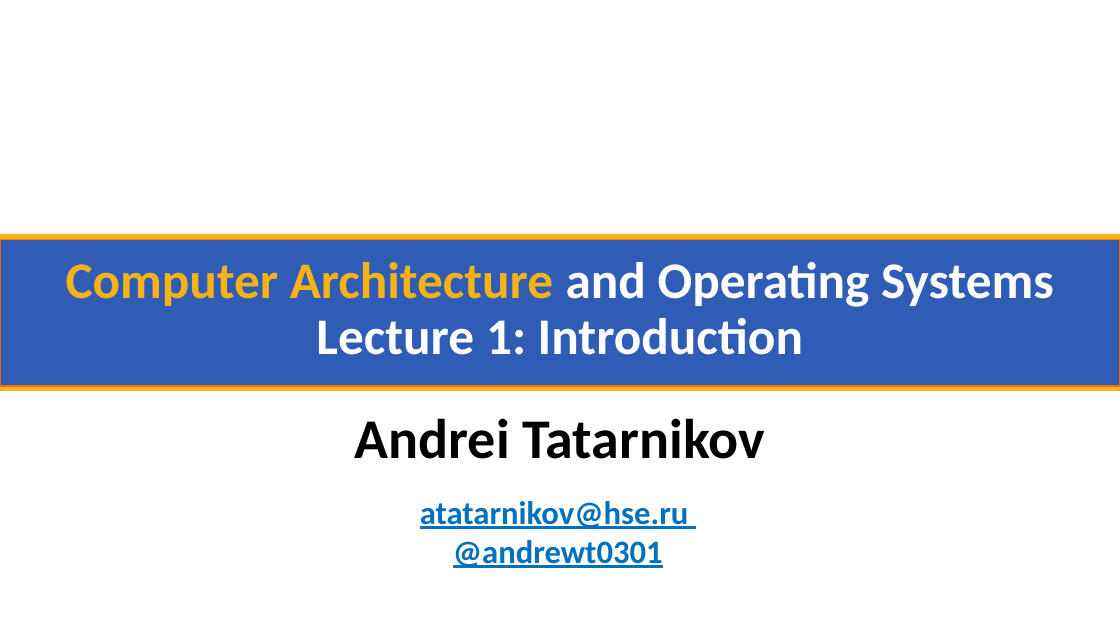
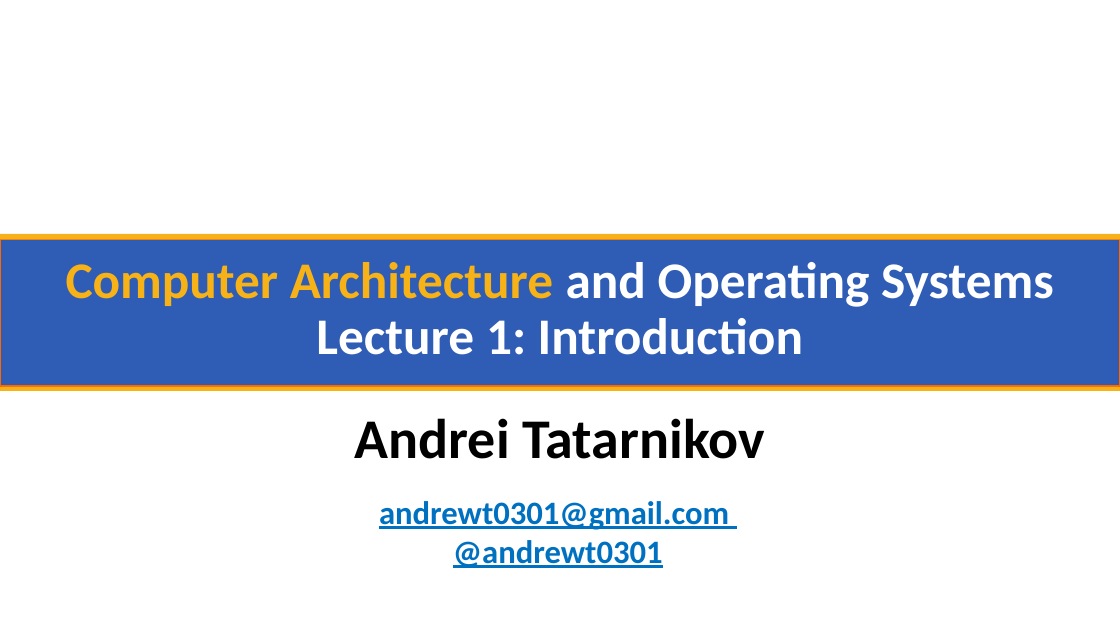
Before and after one commit to andrewt0301/hse-acos-course, a slide deck: slide 1 of docs/part1ca/01_Introduction/CA_Lecture_01.pptx. Drawn at 1120x630 pixels with LibreOffice and Linux fonts; fonts in the diff are those of the drawing; background and template pictures are left out. Boxes give left, top, right and bottom in pixels: in the first picture for what was removed or moved away, otherwise in the second. Text is boxed around its words. In the diff, an @@ line names an element or a change of style, - is before the commit and + after.

```diff
--- a/docs/part1ca/01_Introduction/CA_Lecture_01.pptx
+++ b/docs/part1ca/01_Introduction/CA_Lecture_01.pptx
@@ text at (379,501,729,530): text changed @@
-atatarnikov@hse.ru
+andrewt0301@gmail.com
```
Also in this commit, not shown: 1 other slide changed, 1 other file.
